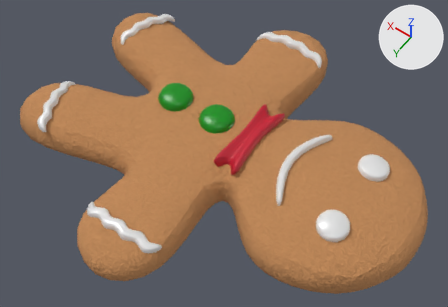
Renders of the Blender file blender-2.8/simple (with-materials)/gingerbread-man-4.blend from each side of a commit.
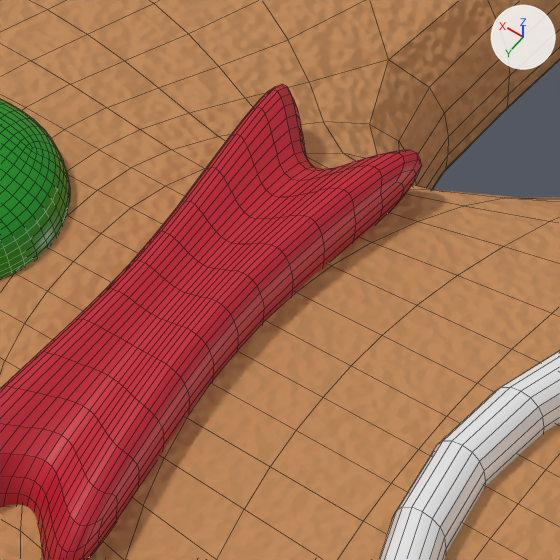
Each version is shown whole from a 50 mm camera at (-0.627, 1.758, 2.719) aimed at (0.575, 0.075, 0.073), then close up on the part from 50% to 68% of the width and 30% to 56% of the height. Arrows for +X, +Y and +Z are at upper right; the lights stay in place. The close-ups show mesh edges as thin lines.

Objects in the first close-up: 'Gingerbread Man.001', 'Gingerbread Man.003', 'Gingerbread Man.004', 'Gingerbread Man.005'.
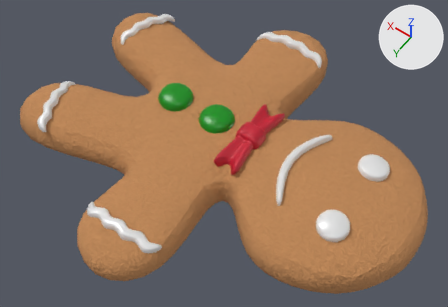
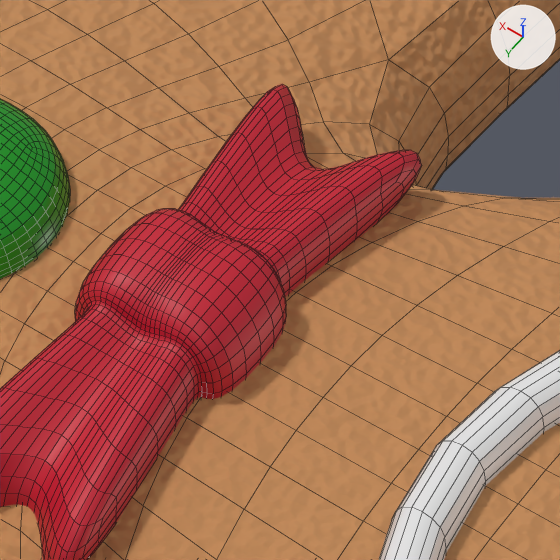
Changed parts and their boxes (x1, y1, x2, y2) in the close-ups (560 x 560 px):
part 1 of me_plane_004, built on
    before: (73, 201, 293, 412)
    after: (61, 186, 306, 428)

Patch to the scene script:
```diff
--- a/blender-2.8/simple (with-materials)/gingerbread-man-4.blend.py
+++ b/blender-2.8/simple (with-materials)/gingerbread-man-4.blend.py
@@ me_plane_004 @@
 # used by ob_gingerbread_man_004; location = (0.0, 0.0, 0.0)
-me_plane_004.from_pydata(...)  # 50 vertices, 42 faces; spans x 0.383..0.532, y -0.256..0.256, z 0.176..0.263
+me_plane_004.from_pydata(...)  # 94 vertices, 84 faces; spans x 0.383..0.532, y -0.256..0.256, z 0.164..0.287
+# me_plane_004 part 1
+# 10 faces are deleted
+# 11 vertices are added at x 0.384..0.532, y -0.051, z 0.164..0.287
+# 11 new vertices lie (0.0, 0.008, 0.0) away from vertices in x 0.406..0.508, y -0.059, z 0.182..0.263
+# 11 new vertices lie (0.0, -0.008, 0.0) away from vertices in x 0.406..0.508, y 0.059, z 0.182..0.263
+# 11 new vertices lie (0.0, 0.102, 0.0) away from vertices in x 0.384..0.532, y -0.051, z 0.164..0.287
+# 52 new faces join them
 me_plane_004.materials.append(mat_material_003)
```
